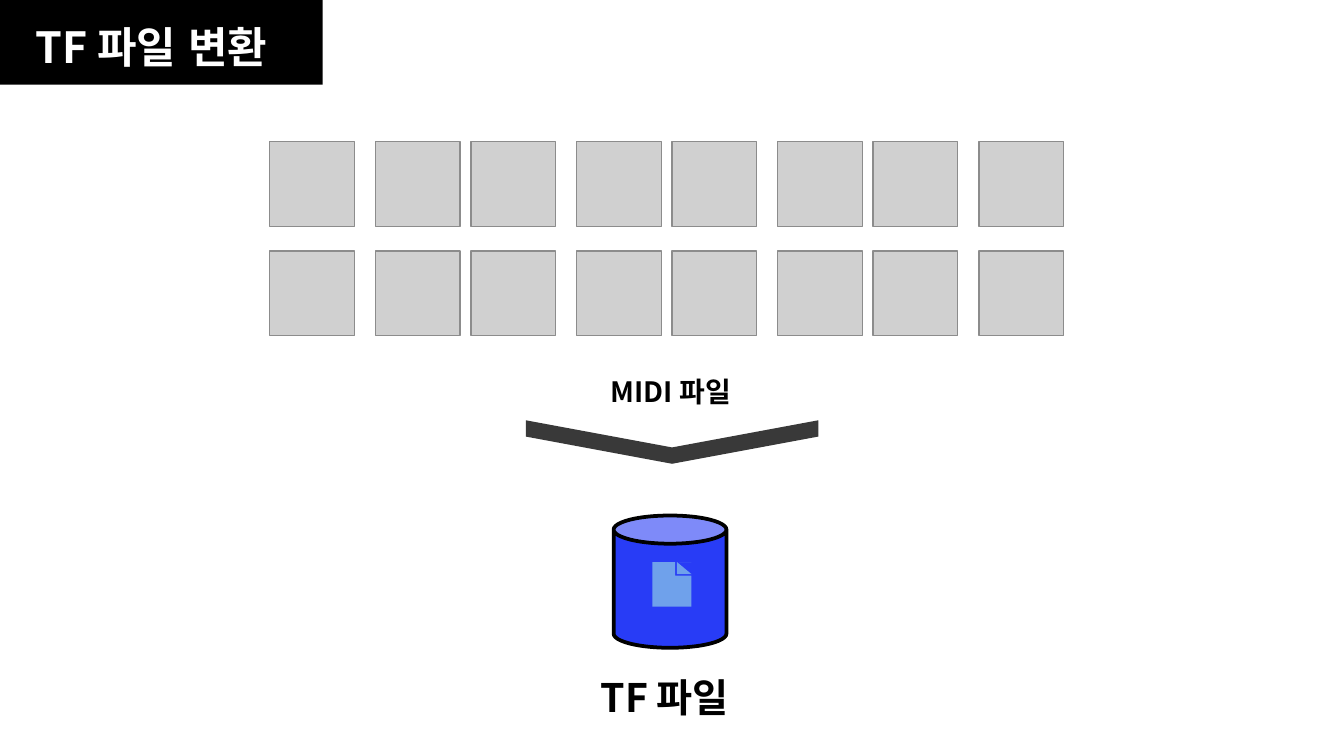
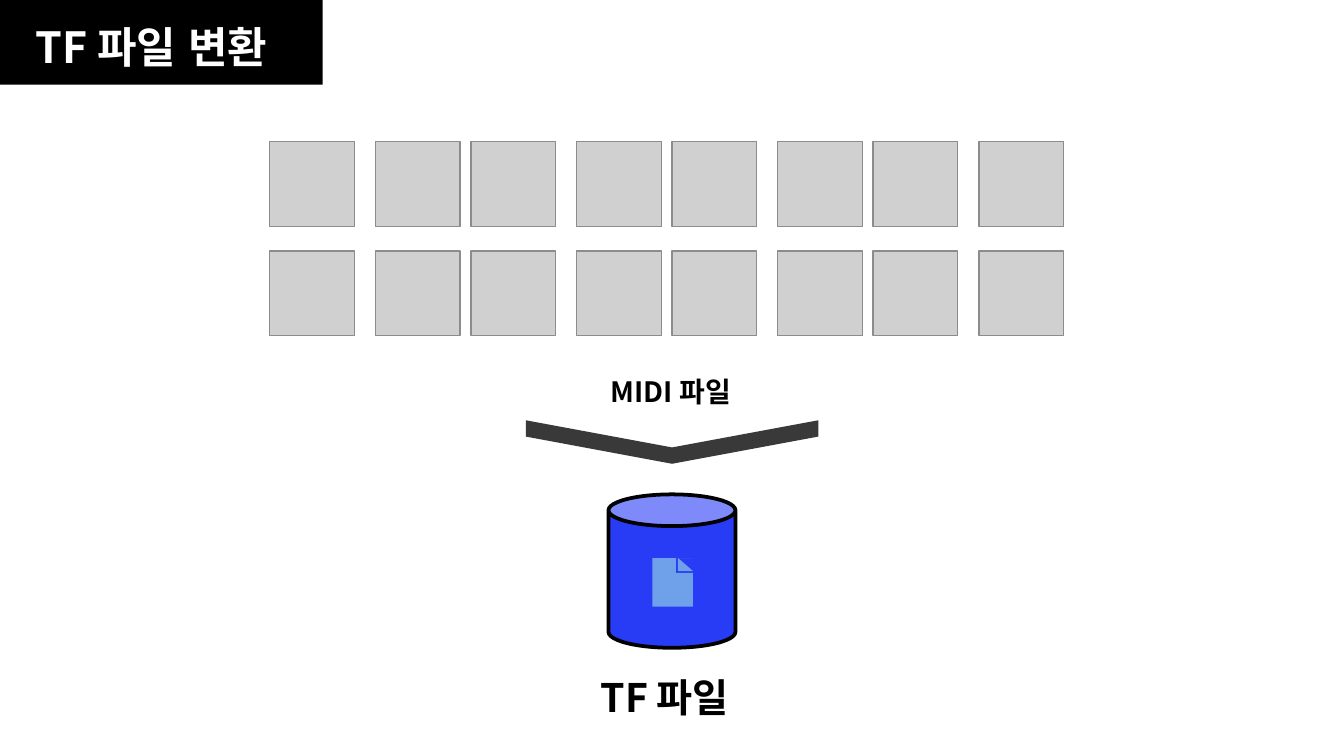
Before and after one commit to audwnd951/it_project2, a slide deck: slide 12 of MJ/최종 딥러닝 작곡.pptx (slide 14 before the commit). Drawn at 1344x756 pixels with LibreOffice and Linux fonts; fonts in the diff are those of the drawing; grey boxes stand for pictures. Boxes give left, top, right and bottom in pixels: in the first picture for what was removed or moved away, otherwise in the second. Text is boxed around its words. In the diff, an @@ line names an element or a change of style, - is before the commit and + after.

```diff
--- a/MJ/최종 딥러닝 작곡.pptx
+++ b/MJ/최종 딥러닝 작곡.pptx
@@ cylinder: place and size @@
-cylinder at <box>614,516,727,648</box>
+cylinder at <box>609,495,735,648</box>
@@ freeform shape: place and size @@
-freeform shape at <box>652,562,691,606</box>
+freeform shape at <box>652,558,692,606</box>
```
Also in this commit, not shown: 9 other slides changed, 2 slides removed.
